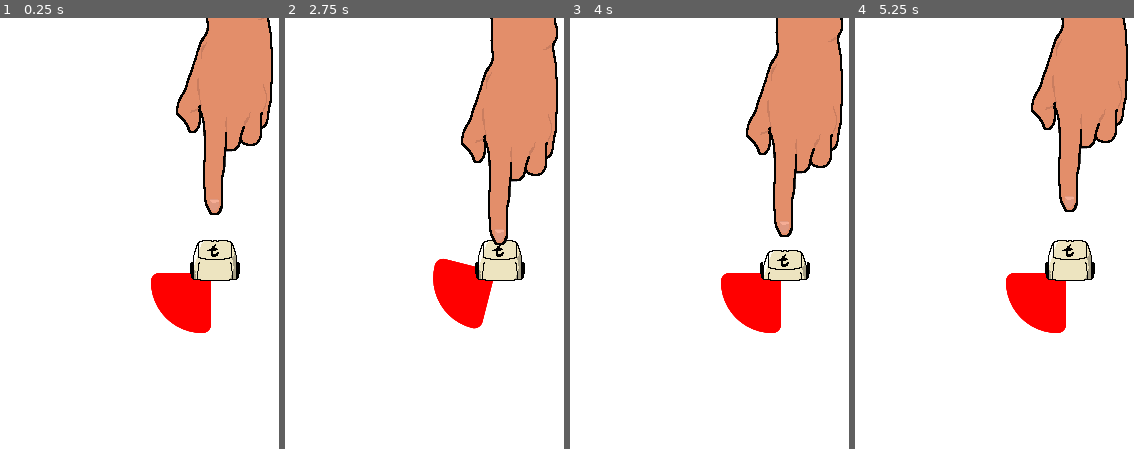
Above: before the commit, frames 1-4 (left to right).
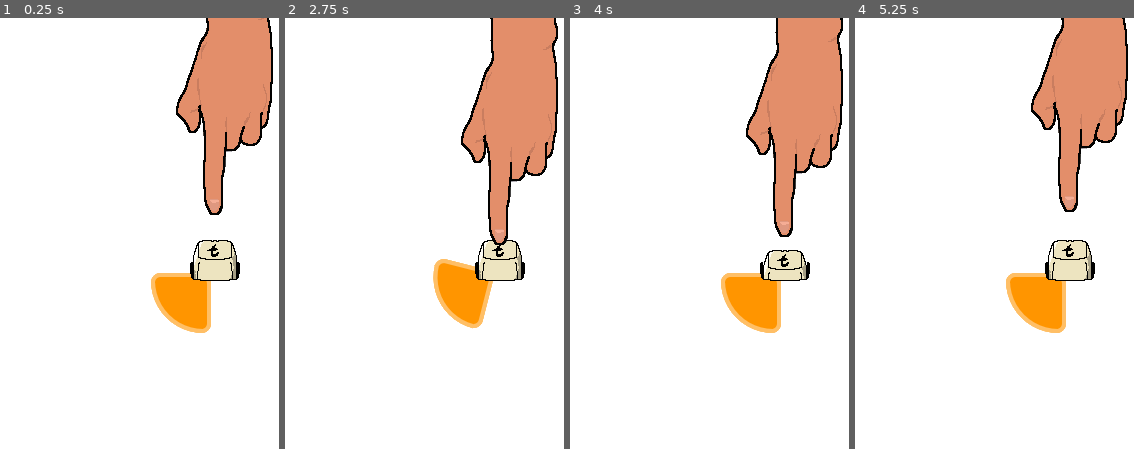
Above: after the commit, the same moments.

Repository: wpuerner/t
Game: Godot game, scene res://scenes/main.tscn
Two runs of this game, one before a commit and one after it. Both use one fixed random seed, a clock stepped at 60 frames per second and the inputs below. Sound files missing from this copy of the repository are replaced by a short silence.
Inputs:
- Up to frame 1 (0.25 s): no input
- Up to frame 2 (2.75 s): hold S (s) 0.53-1.28 s; tap T (t) at 0.8, 1.35, 2.3 s; tap S (s) at 1.55 s; hold S (s) from 2.03 s (still down)
- Up to frame 3 (4 s): release S (s) at 2.78 s; tap T (t) at 2.85, 3.8 s; tap S (s) at 3.05 s; hold S (s) from 3.53 s (still down)
- Up to frame 4 (5.25 s): release S (s) at 4.28 s; tap T (t) at 4.35 s; tap S (s) at 4.55 s; hold S (s) from 5.03 s (still down)

The runs differ from the first frame. In frame 1, 2.4% of the frame differs, in the area x 54-76%, y 59-74%; in frame 2, 2.4%; in frame 3, 2.4%; in frame 4, 2.4%.

Commit message:
adds red x and green circle

Diff:
--- /dev/null
+++ b/scenes/effects/green_circle/green_circle.gd
@@ -0,0 +1,21 @@
+extends Sprite2D
+
+const WIGGLE_MAGNITUDE: float = 10
+const WIGGLE_RATE: float = 15
+const RISE_RATE: float = 200
+
+var total_time: float
+var initial_position: Vector2
+
+func _ready():
+	initial_position = global_position
+	get_tree().create_timer(3.0).timeout.connect(func(): queue_free())
+	var tween = create_tween()
+	tween.set_parallel(true)
+	tween.tween_property($TempCircle, "scale", Vector2(2, 2), 0.5)
+	tween.tween_property($TempCircle, "modulate", Color.TRANSPARENT, 0.5)
+
+func _physics_process(delta: float):
+	total_time += delta
+	global_position.x = initial_position.x + WIGGLE_MAGNITUDE * sin(WIGGLE_RATE * total_time)
+	global_position.y -= RISE_RATE * delta
--- /dev/null
+++ b/scenes/effects/green_circle/green_circle.tscn
@@ -0,0 +1,12 @@
+[gd_scene load_steps=3 format=3 uid="uid://cubnriw8ldcc"]
+
+[ext_resource type="Texture2D" uid="uid://cs3kdwn837smi" path="res://assets/green_circle.png" id="1_g7scp"]
+[ext_resource type="Script" path="res://scenes/effects/green_circle/green_circle.gd" id="2_xabgv"]
+
+[node name="GreenCircle" type="Sprite2D"]
+scale = Vector2(0.5, 0.5)
+texture = ExtResource("1_g7scp")
+script = ExtResource("2_xabgv")
+
+[node name="TempCircle" type="Sprite2D" parent="."]
+texture = ExtResource("1_g7scp")
--- /dev/null
+++ b/scenes/effects/red_x/red_x.gd
@@ -0,0 +1,16 @@
+extends Sprite2D
+
+const GRAVITY: float = 980
+const INITIAL_VELOCITY: float = 200
+
+var velocity: Vector2
+var rng: RandomNumberGenerator = RandomNumberGenerator.new()
+
+func _ready():
+	var angle = deg_to_rad(rng.randf_range(-45, -135))
+	velocity = INITIAL_VELOCITY * Vector2.from_angle(angle)
+	get_tree().create_timer(2.0).timeout.connect(func(): queue_free())
+
+func _physics_process(delta):
+	global_position += velocity * delta
+	velocity.y += delta * GRAVITY
--- /dev/null
+++ b/scenes/effects/red_x/red_x.tscn
@@ -0,0 +1,9 @@
+[gd_scene load_steps=3 format=3 uid="uid://bnddar3mcoa6v"]
+
+[ext_resource type="Texture2D" uid="uid://donc85elct8n8" path="res://assets/red_x.png" id="1_lmecr"]
+[ext_resource type="Script" path="res://scenes/effects/red_x/red_x.gd" id="2_4j4e4"]
+
+[node name="RedX" type="Sprite2D"]
+scale = Vector2(0.5, 0.5)
+texture = ExtResource("1_lmecr")
+script = ExtResource("2_4j4e4")
--- a/scenes/main.gd
+++ b/scenes/main.gd
@@ -55,6 +55,7 @@
 
 func _check_t_beat(beat: float):
 	if t_player_beats[level].has(beat) and t_last_played_beat != beat:
+		if good_measure: _instantiate_red_x(t_key.global_position)
 		good_measure = false
 
 func _right_hand_tap_callable(beat: float):
@@ -70,6 +71,7 @@
 func _check_s_beat(beat: float):
 	if !s_key_active: return
 	if s_player_beats[level].has(beat) and s_last_played_beat != beat:
+		if good_measure: _instantiate_red_x(s_key.global_position)
 		good_measure = false
 
 func _check_measure(_beat):
@@ -88,25 +90,37 @@
 func _input(event: InputEvent):
 	if event.is_action_pressed("t"):
 		var closest_beat: float = conductor.get_closest_beat(PackedFloat32Array([0.0, 1.0, 2.0, 3.0]))
-		var time = conductor.get_time_to_beat(closest_beat)
 		if !t_player_beats[level].has(closest_beat) or !abs(conductor.get_time_to_beat(closest_beat)) < HIT_THRESHOLD_SECS:
+			if good_measure: _instantiate_red_x(t_key.global_position)
 			good_measure = false
 			return
 		else:
 			t_key.play_key()
 			t_last_played_beat = closest_beat
+			_instantiate_green_circle(t_key.global_position)
 	elif event.is_action_pressed("s"):
 		var closest_beat: float = conductor.get_closest_beat(PackedFloat32Array([0.5, 1.5, 2.5, 3.5]))
-		var time = conductor.get_time_to_beat(closest_beat)
 		if !s_player_beats[level].has(closest_beat) or !abs(conductor.get_time_to_beat(closest_beat)) < HIT_THRESHOLD_SECS:
+			if good_measure: _instantiate_red_x(s_key.global_position)
 			good_measure = false
 			return
 		else:
 			s_key.play_key()
 			s_last_played_beat = closest_beat
+			_instantiate_green_circle(s_key.global_position)
 
 func _update_s_key_state(is_active: bool):
 	var tween = create_tween()
 	tween.set_parallel(true)
 	tween.tween_property(right_hand, "position", Vector2(150, 270) if is_active else Vector2(0, 270), 0.1)
 	tween.tween_property(s_key, "scale", Vector2.ONE if is_active else Vector2.ZERO, 0.1)
+
+func _instantiate_red_x(instantiate_at: Vector2):
+	var node = preload("res://scenes/effects/red_x/red_x.tscn").instantiate()
+	node.global_position = instantiate_at
+	add_child(node)
+
+func _instantiate_green_circle(instantiate_at: Vector2):
+	var node = preload("res://scenes/effects/green_circle/green_circle.tscn").instantiate()
+	node.global_position = instantiate_at
+	add_child(node)
--- a/scenes/measure_number/measure_number.tscn
+++ b/scenes/measure_number/measure_number.tscn
@@ -3,8 +3,12 @@
 [ext_resource type="Script" path="res://scenes/measure_number/measure_number.gd" id="1_4ohqg"]
 
 [sub_resource type="StyleBoxFlat" id="StyleBoxFlat_xoux1"]
-bg_color = Color(1, 0, 0, 1)
-border_color = Color(0.8, 0.8, 0.8, 0)
+bg_color = Color(1, 0.583333, 0, 1)
+border_width_left = 4
+border_width_top = 4
+border_width_right = 4
+border_width_bottom = 4
+border_color = Color(1, 0.75, 0.4, 1)
 corner_radius_top_left = 10
 corner_radius_top_right = 10
 corner_radius_bottom_right = 60
Binary file added: assets/green_circle.aseprite
Binary file added: assets/green_circle.png
Not shown, added: assets/green_circle.png.import
Binary file added: assets/red_x.aseprite
Binary file added: assets/red_x.png
Not shown, added: assets/red_x.png.import
